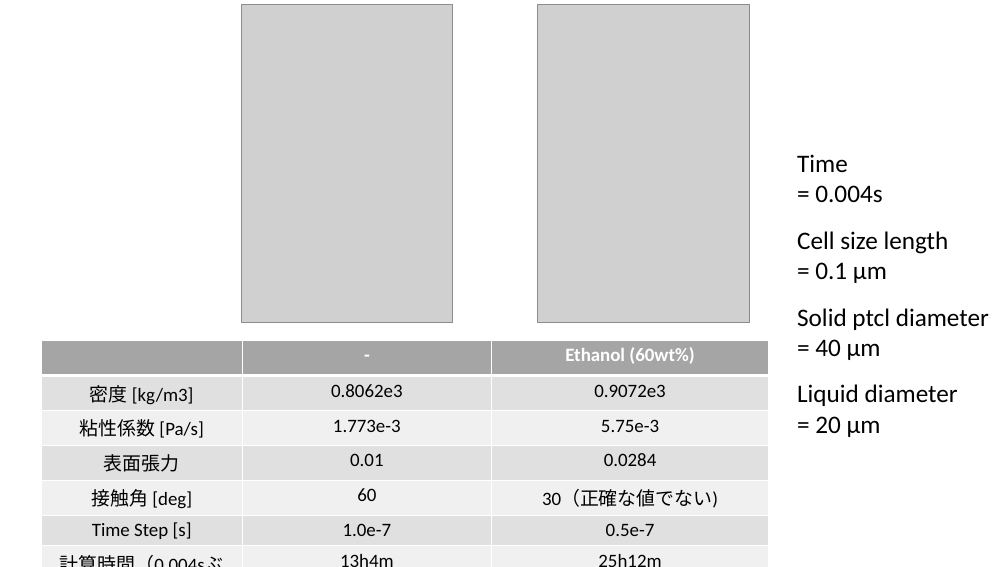
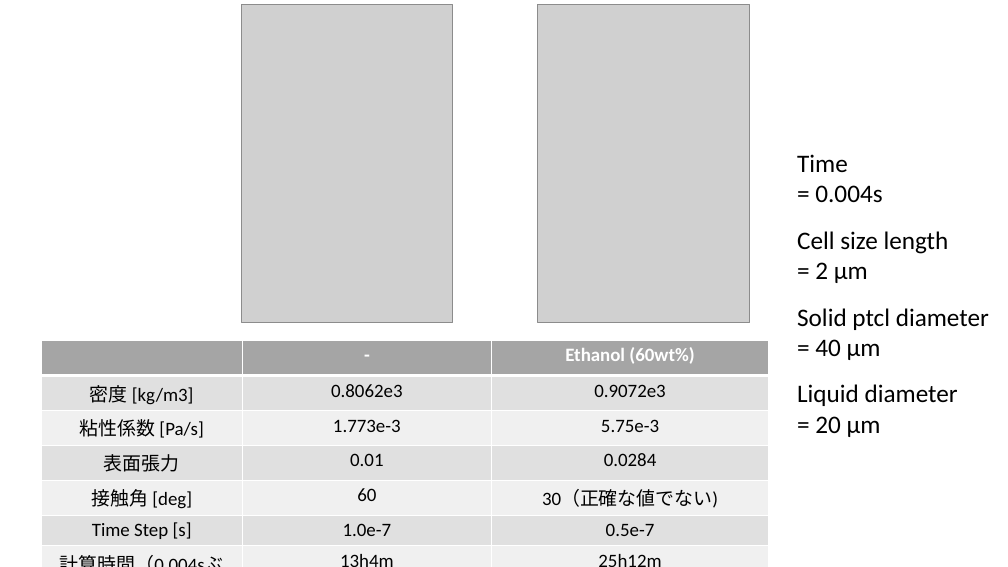
Before and after one commit to Kosei-lab/droplet, a slide deck: slide 2 of Ethanol-drop.pptx. Drawn at 1008x567 pixels with LibreOffice and Linux fonts; fonts in the diff are those of the drawing; grey boxes stand for pictures. Boxes give left, top, right and bottom in pixels: in the first picture for what was removed or moved away, otherwise in the second. Text is boxed around its words. In the diff, an @@ line names an element or a change of style, - is before the commit and + after.

Commit message:
upd

```diff
--- a/Ethanol-drop.pptx
+++ b/Ethanol-drop.pptx
@@ text at <box>815,262,868,283</box>: text changed @@
-= 0.1 μm
+= 2 μm
```
